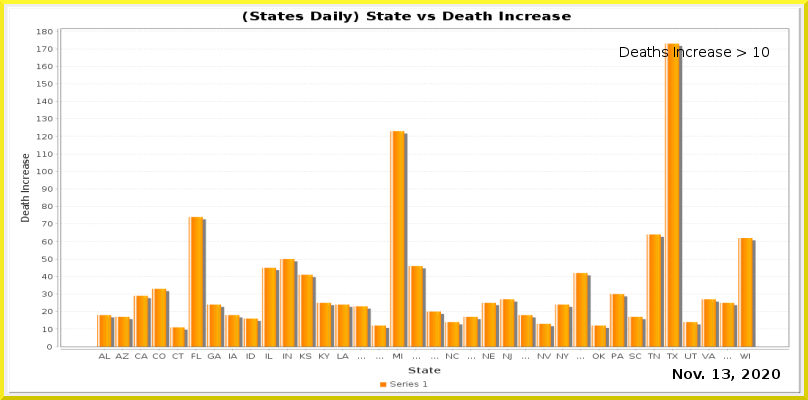
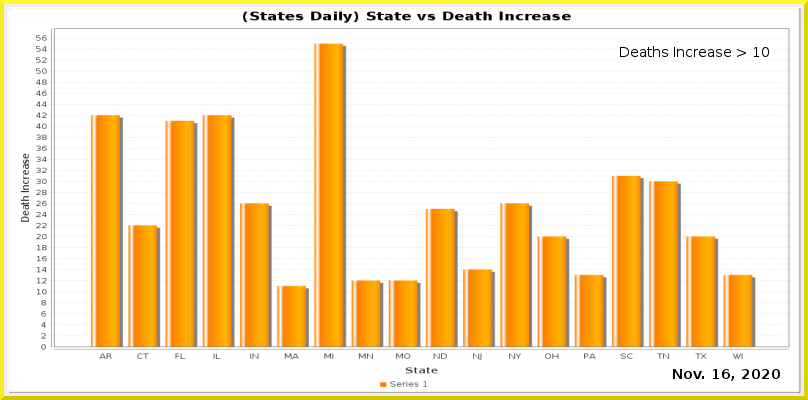
Revision of a layered (808, 400) image; what changed, layer by layer:
painted on "Current Date" over [722, 369, 730, 379]
painted on "Date_vs_TestIncrease.png" over [36, 28, 789, 374]
